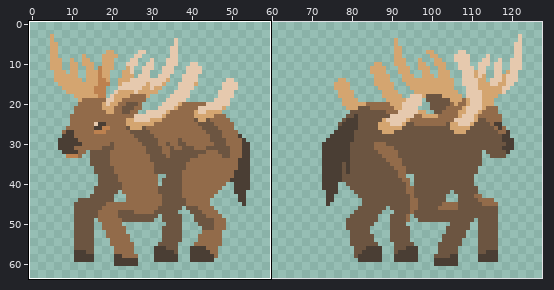
Edited in one commit: sprite sheet (assets/strays/cespae.png). Above: a wide view before the commit, with the close-up outlined.
Close-up. Before:
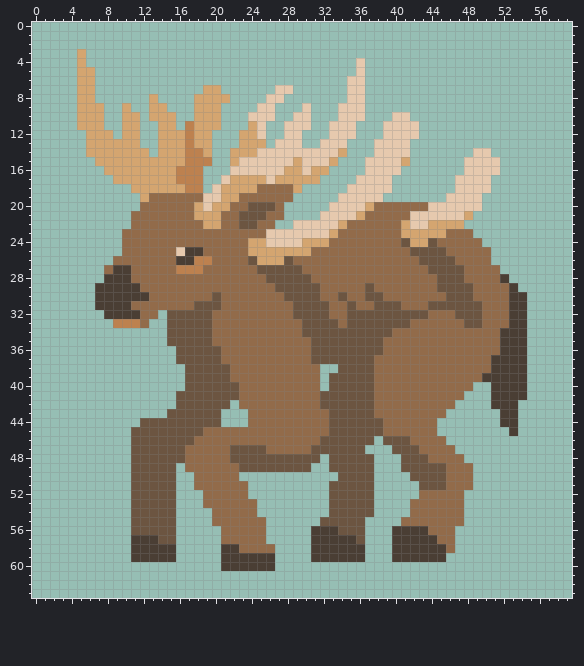
The file is 128x64 pixels. Shown: x 0..59, y 0..63. The commit also changed other parts of the picture, which this record leaves out.
The same view after the edit:
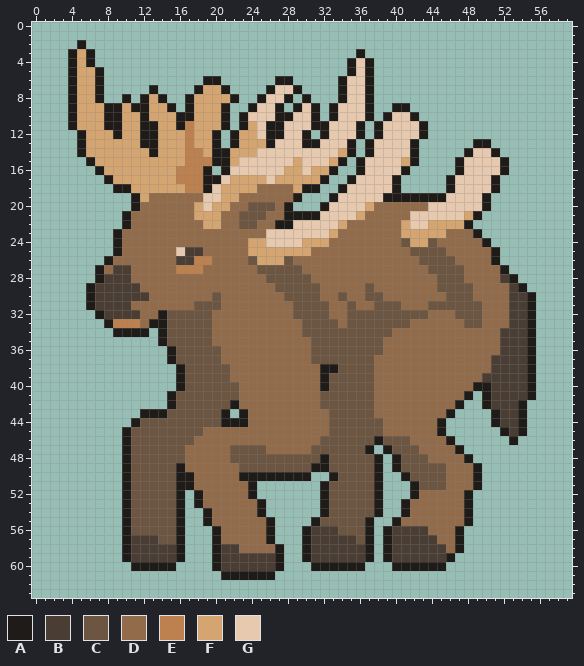
Palette (. is transparent): A #1f1b18  B #4a3e34  C #6c5541  D #926b4a  E #bd814f  F #d4a570  G #e6c9ae
Change:
There is now colour A in row 2 at x 5; in row 3 at x 4, 6 and 36; in row 4 at x 4, 6, 35 and 37; in row 5 at x 4, 7, 35 and 37; in row 6 at x 4, 7, 19 to 20, 27 to 28, 34 and 37; in row 7 at x 4, 7, 13, 18, 21, 26, 29, 34 and 37.
There is now colour A in row 8 at x 4, 7, 10, 12, 14, 17, 22, 25, 28, 30, 34 and 37; in row 9 at x 4, 8 to 9, 11 to 12, 15, 17, 21, 24, 27, 29, 31, 33, 37 and 40 to 41; in row 10 at x 4, 8 to 9, 12, 16 to 17, 21, 23, 27 to 28, 31, 33, 37, 39 and 42; in row 11 at x 4, 8 to 9, 12 to 13, 16, 21, 23, 26 to 27, 31 to 32, 36, 38 and 43; in row 12 at x 5, 9, 12 to 13, 20, 22, 26 to 27, 30, 32, 36, 38 and 43; in row 13 at x 5, 12 to 13, 20, 22, 26, 30 to 31, 35, 37, 42 and 49 to 50.
There is now colour A in row 14 at x 5, 13, 20 to 21, 35, 37, 42, 48 and 51; in row 15 at x 6, 20 to 21, 34, 36, 42, 47 and 52; in row 16 at x 7, 19, 21, 33, 36, 41, 47 and 52; in row 17 at x 8, 19 to 20, 32, 35, 40, 46 and 51; in row 18 at x 9 to 10, 19, 30 to 31, 34, 40, 46 and 51; in row 19 at x 11, 29, 33, 39 to 45 and 50.
There is now colour A in row 20 at x 11, 28, 32 and 50; in row 21 at x 10, 28 to 31 and 49; in row 22 at x 10, 27 to 28 and 48; in row 23 at x 9 and 49; in row 24 at x 9 and 50; in row 25 at x 9 and 51.
There is now colour A in row 26 at x 8 and 51; in row 27 at x 7 and 52; in row 28 at x 7 and 53; in row 29 at x 6 and 54; in rows 30 to 31 at x 6 and 55; in row 32 at x 7, 14 and 55.
There is now colour A in row 33 at x 8, 13 to 14 and 55; in row 34 at x 9 to 12, 14 and 55; in row 35 at x 14 and 55; in rows 36 to 37 at x 15 and 55; in row 38 at x 16, 32 to 33 and 55; in row 39 at x 16, 32 and 55.
There is now colour A in row 40 at x 16, 32, 49 to 50 and 55; in row 41 at x 15, 48, 50 and 55; in row 42 at x 15, 22, 47, 50 and 54; in row 43 at x 12 to 14, 21, 23, 46, 51 and 54; in row 44 at x 11, 21 to 23, 45, 51 and 54; in row 45 at x 10, 45, 52 and 54.
There is now colour A in row 46 at x 10, 38, 46 and 53; in row 47 at x 10, 37, 39 and 47; in row 48 at x 10, 32, 38, 40 and 48; in row 49 at x 10, 16, 31 to 32, 38, 40 and 49; in row 50 at x 10, 16 to 17, 23 to 30, 33, 38, 41 and 49; in row 51 at x 10, 16 to 17, 24, 32, 38, 42 and 49.
There is now colour A in row 52 at x 10, 16, 18, 24, 32, 38, 42 and 48; in row 53 at x 10, 16, 18, 25, 32, 38, 41 and 48; in row 54 at x 10, 16, 19, 25, 32, 38, 41 and 48; in row 55 at x 10, 16, 19, 26, 31, 37, 40 and 48; in rows 56 to 57 at x 10, 16, 20, 26, 30, 37, 39 and 47; in row 58 at x 10, 16, 20, 27, 30, 37, 39 and 47.
There is now colour A in row 59 at x 10, 16, 20, 27, 30, 37, 39 and 46; in row 60 at x 11 to 15, 20, 27, 31 to 36 and 40 to 45; in row 61 at x 21 to 26.
